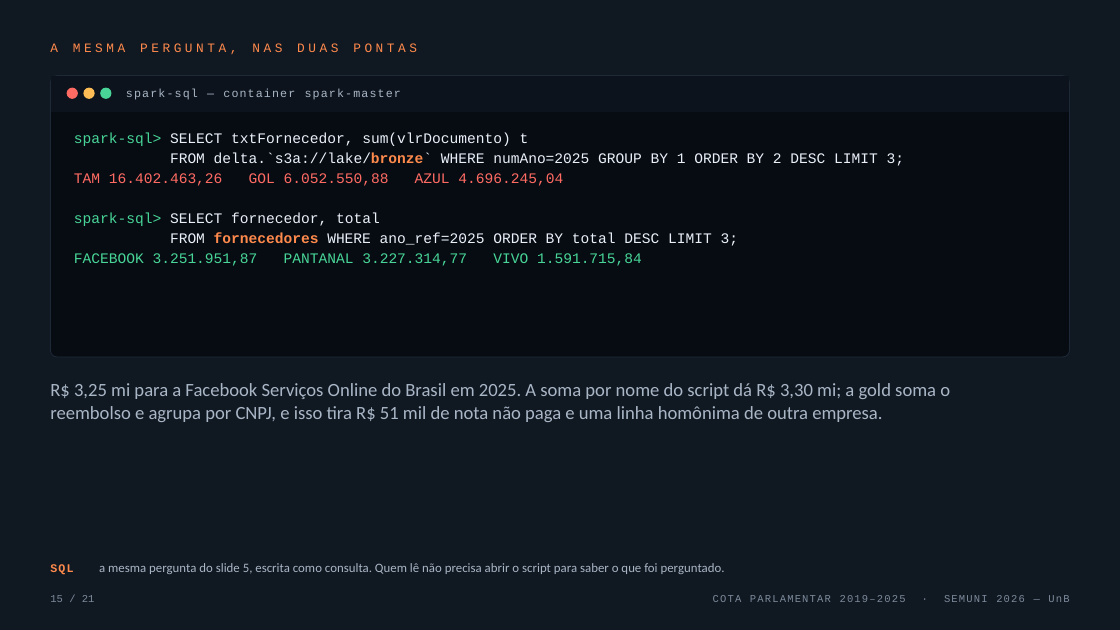
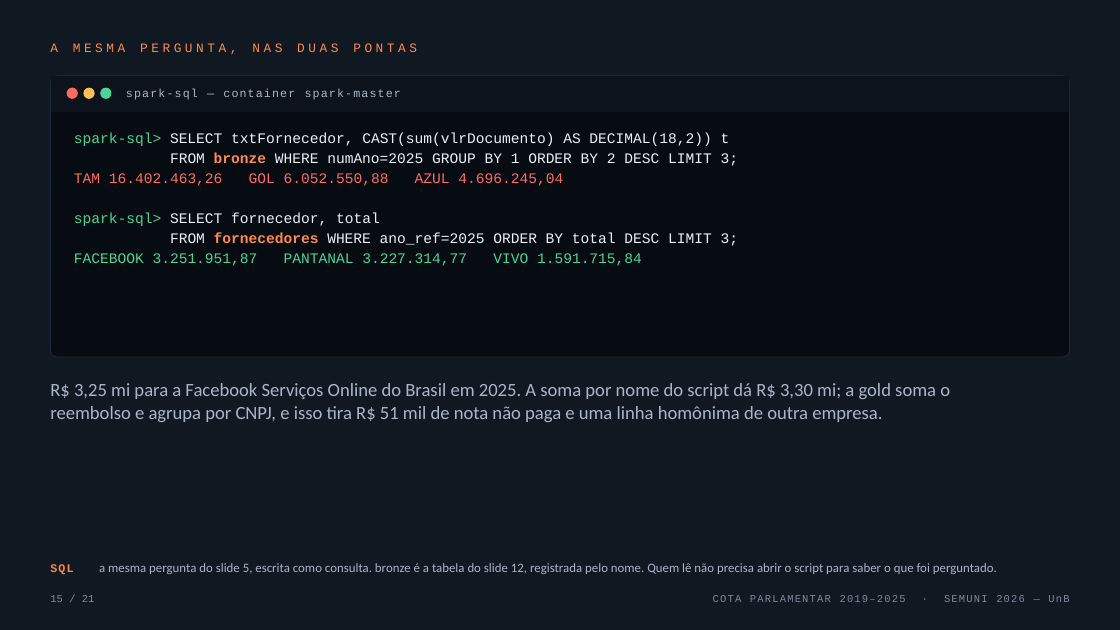
Before and after one commit to italovinicius18/semuni-2026-engenharia-de-dados, a slide deck: slide 15 of apresentacao/aula.pptx. Drawn at 1120x630 pixels with LibreOffice and Linux fonts; fonts in the diff are those of the drawing. Boxes give left, top, right and bottom in pixels: in the first picture for what was removed or moved away, otherwise in the second. Text is boxed around its words. In the diff, an @@ line names an element or a change of style, - is before the commit and + after.

```diff
--- a/apresentacao/aula.pptx
+++ b/apresentacao/aula.pptx
@@ text at bbox=[74, 132, 738, 166]: text changed @@
-spark-sql> SELECT txtFornecedor, sum(vlrDocumento) t
-FROM delta.`s3a://lake/bronze` WHERE numAno=2025 GROUP BY 1 ORDER BY 2 DESC LIMIT 3;
+spark-sql> SELECT txtFornecedor, CAST(sum(vlrDocumento) AS DECIMAL(18,2)) t
+FROM bronze WHERE numAno=2025 GROUP BY 1 ORDER BY 2 DESC LIMIT 3;
@@ text at bbox=[50, 563, 997, 575]: text changed @@
-SQL a mesma pergunta do slide 5, escrita como consulta. Quem lê não precisa abrir o script para saber o que foi perguntado.
+SQL a mesma pergunta do slide 5, escrita como consulta. bronze é a tabela do slide 12, registrada pelo nome. Quem lê não precisa abrir o script para saber o que foi perguntado.
```
Also in this commit, not shown: 5 other files.
